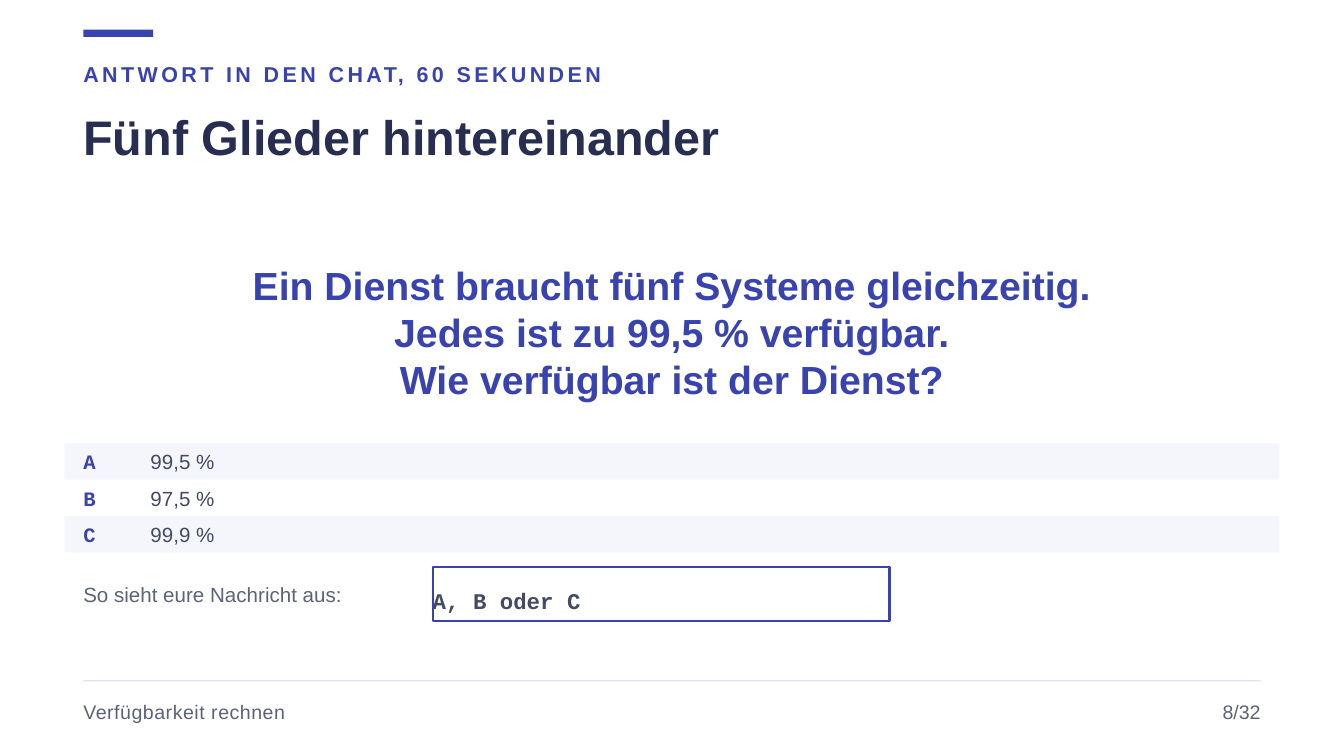
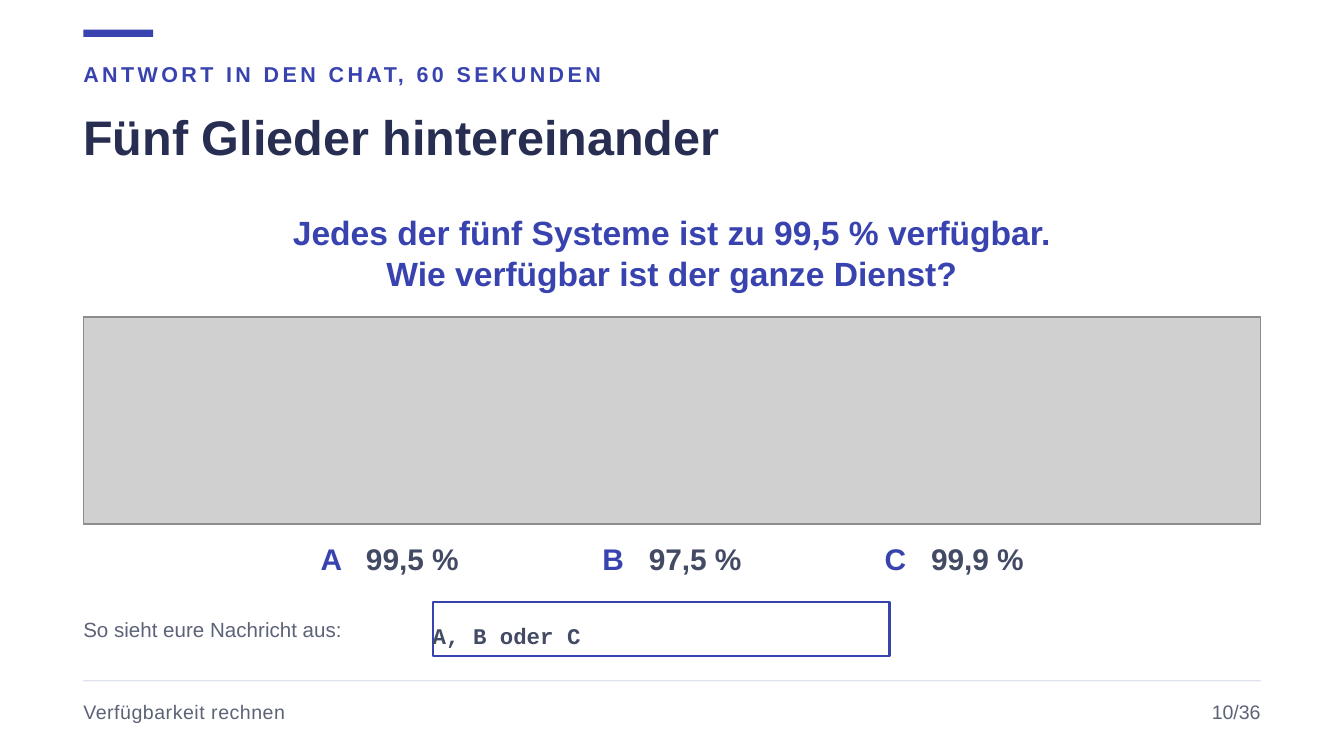
Before and after one commit to JacobMenge/kurs-unterlagen, a slide deck: slide 13 of folien/22-verfuegbarkeit.pptx (slide 11 before the commit). Drawn at 1344x756 pixels with LibreOffice and Linux fonts; fonts in the diff are those of the drawing; grey boxes stand for pictures. Boxes give left, top, right and bottom in pixels: in the first picture for what was removed or moved away, otherwise in the second. Text is boxed around its words. In the diff, an @@ line names an element or a change of style, - is before the commit and + after.

```diff
--- a/folien/22-verfuegbarkeit.pptx
+++ b/folien/22-verfuegbarkeit.pptx
@@ text at (293,220,1050,292): text changed; size 21 to 18 pt @@
-Ein Dienst braucht fünf Systeme gleichzeitig.
-Jedes ist zu 99,5 % verfügbar.
-Wie verfügbar ist der Dienst?
+Jedes der fünf Systeme ist zu 99,5 % verfügbar.
+Wie verfügbar ist der ganze Dienst?
@@ picture added at (83,317,1261,524) @@
@@ rectangle removed at (65,444,1279,480) @@
@@ text removed at (83,455,95,469) @@
-A
@@ text removed at (83,492,95,506) @@
-B
@@ rectangle removed at (65,516,1279,552) @@
@@ text removed at (83,528,95,542) @@
-C
@@ text at (321,549,424,575): text changed; size 11 to 16 pt; bold on @@
-99,5 %
+A 99,5 %
@@ text at (602,549,707,575): text changed; size 11 to 16 pt; bold on @@
-97,5 %
+B 97,5 %
@@ text at (885,549,989,575): text changed; size 11 to 16 pt; bold on @@
-99,9 %
+C 99,9 %
@@ text "So sieht eure Nachricht aus:": place and size @@
-text "So sieht eure Nachricht aus:" at (83,587,342,602)
+text "So sieht eure Nachricht aus:" at (83,622,342,637)
@@ rectangle "A, B oder C": place and size @@
-rectangle "A, B oder C" at (433,567,890,621)
+rectangle "A, B oder C" at (433,602,890,656)
@@ text at (1212,705,1261,719): text changed @@
-8/32
+10/36
```
Also in this commit, not shown: 33 other slides changed, 6 slides added, 2 slides removed, 13 other files.
